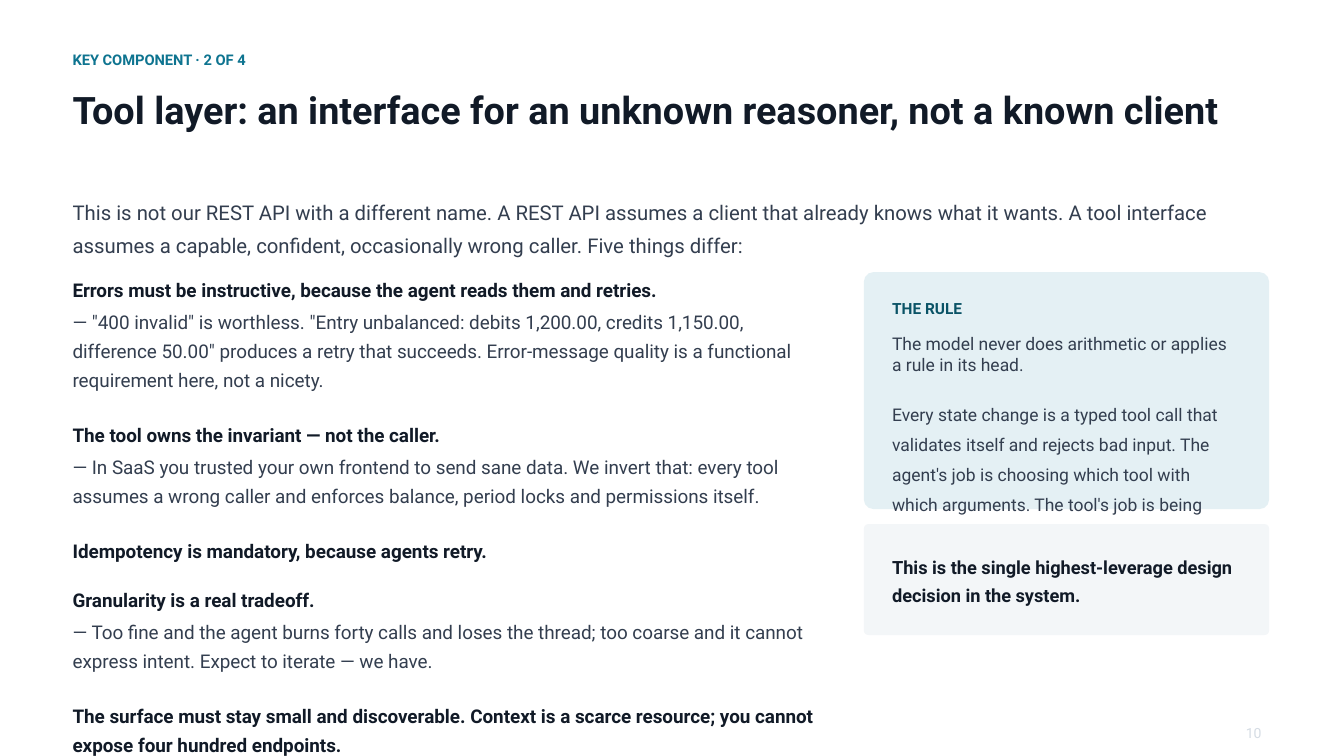
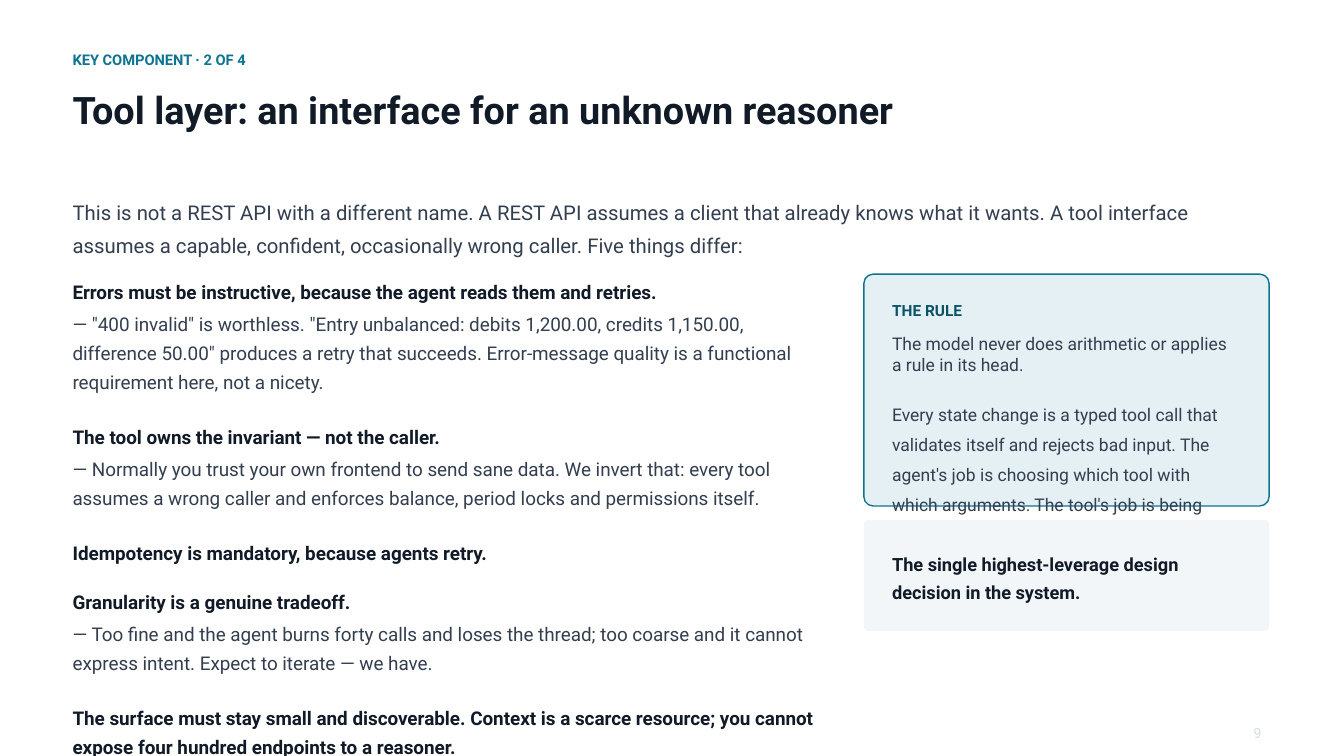
Before and after one commit to cllu/aimi-accounting-software-proposal, a slide deck: slide 10 of agent-native-accounting-deck.pptx (slide 11 before the commit). Drawn at 1344x756 pixels with LibreOffice and Linux fonts; fonts in the diff are those of the drawing. Boxes give left, top, right and bottom in pixels: in the first picture for what was removed or moved away, otherwise in the second. Text is boxed around its words. In the diff, an @@ line names an element or a change of style, - is before the commit and + after.

```diff
--- a/agent-native-accounting-deck.pptx
+++ b/agent-native-accounting-deck.pptx
@@ text at (73,95,893,132): text changed @@
-Tool layer: an interface for an unknown reasoner, not a known client
+Tool layer: an interface for an unknown reasoner
@@ text at (73,204,1188,258): text changed @@
-This is not our REST API with a different name. A REST API assumes a client that already knows what it wants. A tool interface assumes a capable, confident, occasionally wrong caller. Five things differ:
+This is not a REST API with a different name. A REST API assumes a client that already knows what it wants. A tool interface assumes a capable, confident, occasionally wrong caller. Five things differ:
@@ rounded rectangle at (864,274,1269,506): outline none to #0E7490 1 pt @@
@@ text at (73,461,770,509): text changed @@
-— In SaaS you trusted your own frontend to send sane data. We invert that: every tool assumes a wrong caller and enforces balance, period locks and permissions itself.
+— Normally you trust your own frontend to send sane data. We invert that: every tool assumes a wrong caller and enforces balance, period locks and permissions itself.
@@ rounded rectangle: place and size @@
-rounded rectangle at (864,524,1269,635)
+rounded rectangle at (864,520,1269,631)
@@ text at (892,557,1179,603): text changed @@
-This is the single highest-leverage design decision in the system.
+The single highest-leverage design decision in the system.
@@ text at (73,594,350,613): text changed @@
-Granularity is a real tradeoff.
+Granularity is a genuine tradeoff.
@@ text at (73,710,813,756): text changed @@
-The surface must stay small and discoverable. Context is a scarce resource; you cannot expose four hundred endpoints.
+The surface must stay small and discoverable. Context is a scarce resource; you cannot expose four hundred endpoints to a reasoner.
@@ text at (1254,728,1262,735): text changed @@
-10
+9
```
Also in this commit, not shown: 7 other slides changed, 9 slides added, 10 slides removed, 1 other file.
